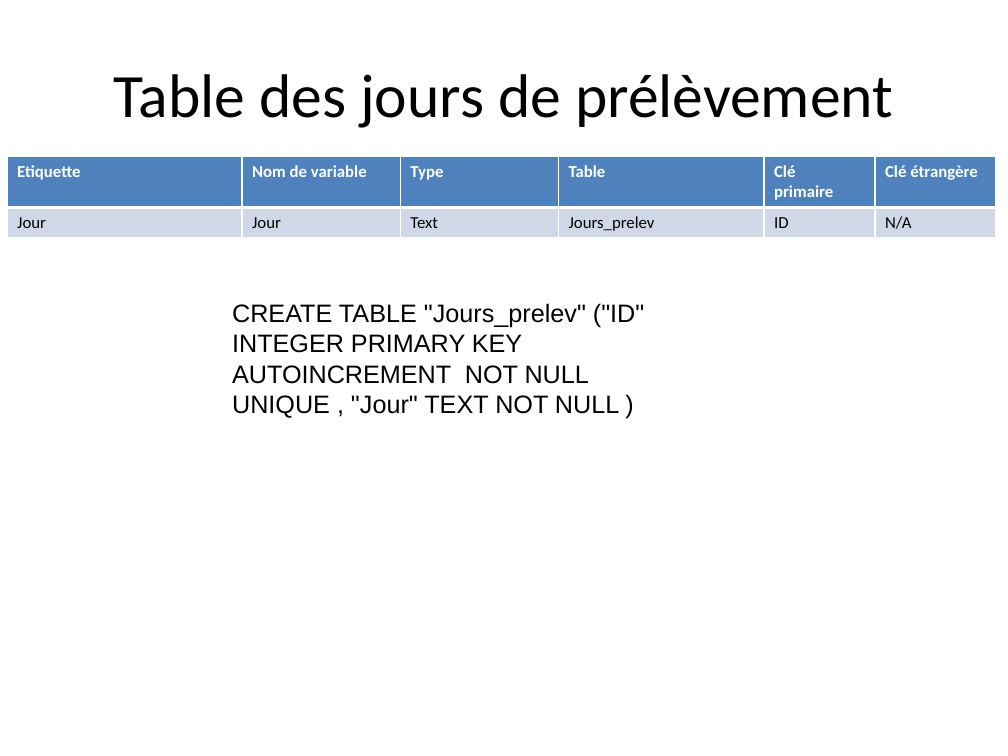
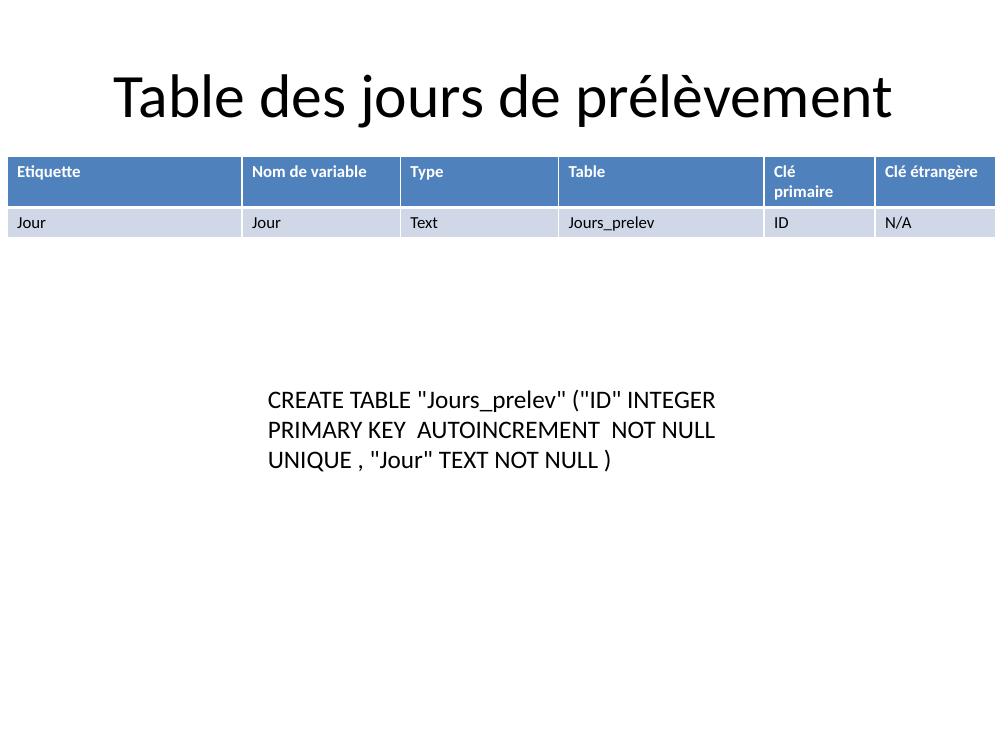
Before and after one commit to liavtavo/controle_microbio, a slide deck: slide 10 of php.pptx. Drawn at 1008x756 pixels with LibreOffice and Linux fonts; fonts in the diff are those of the drawing. Boxes give left, top, right and bottom in pixels: in the first picture for what was removed or moved away, otherwise in the second. Text is boxed around its words. In the diff, an @@ line names an element or a change of style, - is before the commit and + after.

```diff
--- a/php.pptx
+++ b/php.pptx
@@ text "CREATE TABLE "Jours_prelev" ("ID" INTEGER ...": place and size @@
-text "CREATE TABLE "Jours_prelev" ("ID" INTEGER ..." at (232,303,644,418)
+text "CREATE TABLE "Jours_prelev" ("ID" INTEGER ..." at (268,390,716,472)
@@ text "CREATE TABLE "Jours_prelev" ("ID" INTEGER ..." at (268,390,716,472): font Arial to Calibri @@
```
Also in this commit, not shown: 13 other slides changed.
